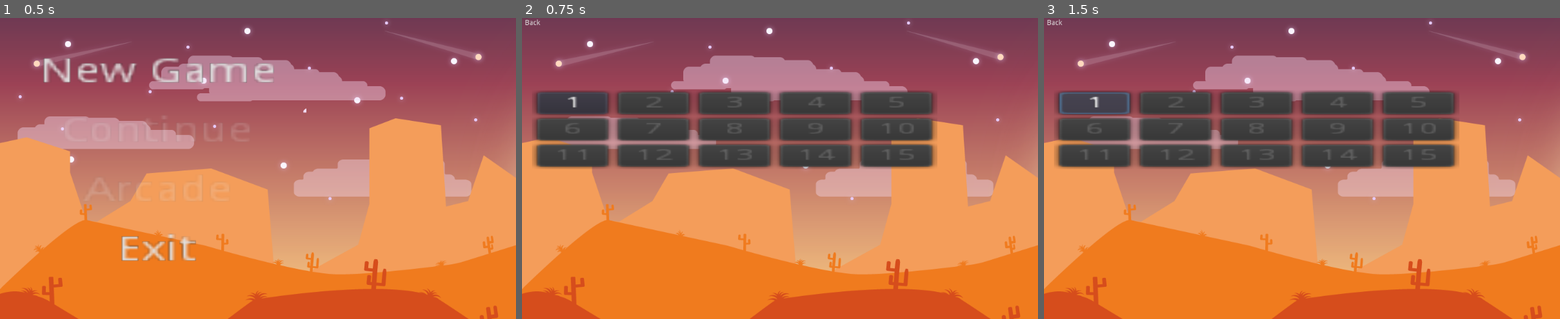
Above: before the commit, frames 1-3 (left to right).
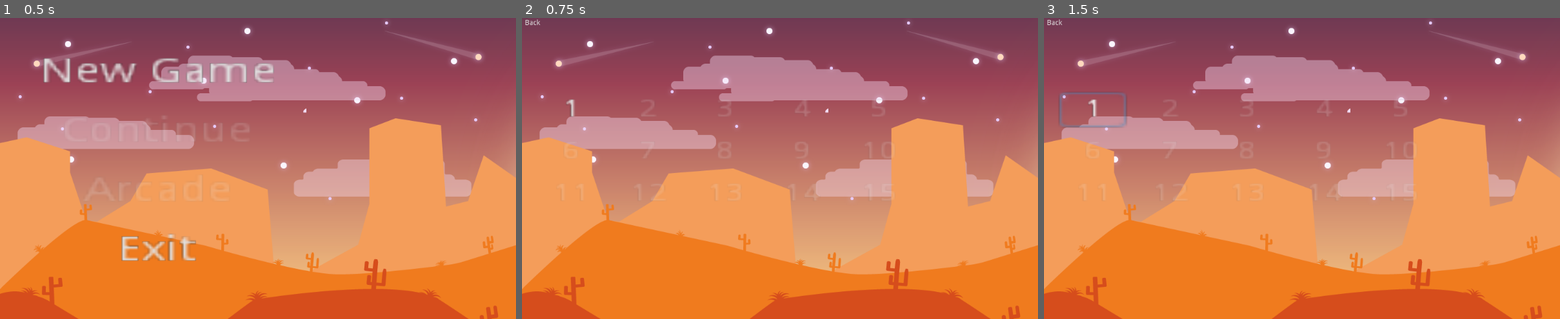
Above: after the commit, the same moments.

Repository: proof-by-sledgehammer/ld36
Game: Godot game, scene res://screens/main_menu_screen.tscn
Same seed, same stepped clock (60 frames per second), same inputs: the game is played once before the commit and once after it.
Inputs:
- Up to frame 1 (0.5 s): no input
- Up to frame 2 (0.75 s): click "New Game" at 0.5 s
- Up to frame 3 (1.5 s): click "1" at 1.25 s

Frame 1 is identical in both runs. In frame 2, 19% of the frame differs, in the area x 2-81%, y 23-61%; in frame 3, 19%.

Commit message:
Add stars in level selection
But they don't work yet

Diff:
--- a/screens/level_selection_screen.gd
+++ b/screens/level_selection_screen.gd
@@ -1,11 +1,12 @@
 extends Control
 
-var LevelSelectionButton = preload("res://ui/level_selection_button.gd")
+var LevelSelectionButton = preload("res://ui/level_selection_button.tscn")
 
 func _ready() -> void:
 	for i in range(0, 15):
 		var lvl = i + 1
-		var button = LevelSelectionButton.new(lvl)
+		var button = LevelSelectionButton.instance()
+		button.init(lvl)
 		$Buttons.add_child(button)
 
 
--- a/screens/level_selection_screen.tscn
+++ b/screens/level_selection_screen.tscn
@@ -36,7 +36,7 @@
 margin_top = 148.0
 margin_right = 70.0
 margin_bottom = 188.0
-rect_scale = Vector2( 5.0228, 2.1792 )
+rect_scale = Vector2( 4.77115, 3.49431 )
 columns = 5
 __meta__ = {
 "_edit_use_anchors_": false
--- a/state/state.gd
+++ b/state/state.gd
@@ -4,6 +4,7 @@
 
 var max_level_unlocked = 1
 var money = 0
+var stars_per_level = []
 
 # ========= Persitance API
 
@@ -20,6 +21,7 @@
 	var data = parse_json(file.get_line())
 	max_level_unlocked = data["max_level_unlocked"]
 	money = data["money"]
+	stars_per_level = data["stars_per_level"]
 
 
 func save_savegame() -> void:
@@ -28,7 +30,23 @@
 
 	var data = {
 		"max_level_unlocked": max_level_unlocked,
-		"money": money
+		"money": money,
+		"stars_per_level": stars_per_level
 	}
 
 	file.store_line(to_json(data))
+
+# ========= Stars API
+
+func get_stars_for_level(level: int) -> int:
+	if level >= stars_per_level.size():
+		return 0
+	return stars_per_level[level]
+
+func set_stars_for_level(level: int, stars: int) -> void:
+	if level >= stars_per_level.size():
+		stars_per_level.resize(level + 1)
+
+	var cur_stars = stars_per_level[level]
+	if cur_stars or cur_stars < stars:
+		stars_per_level[level] = stars
--- a/ui/level_selection_button.gd
+++ b/ui/level_selection_button.gd
@@ -1,10 +1,10 @@
-extends Button
+extends Control
 
 var level
 
-func _init(lvl) -> void:
+func init(lvl) -> void:
 	if State.max_level_unlocked < lvl:
-		self.disabled = true
+		$Main.disabled = true
 
 	self.level = lvl
-	self.text = str(lvl)
+	$Main.text = str(lvl)
--- a/ui/level_selection_button.tscn
+++ b/ui/level_selection_button.tscn
@@ -1,13 +1,53 @@
-[gd_scene load_steps=2 format=2]
+[gd_scene load_steps=3 format=2]
 
-[ext_resource path="res://ui/level_selection_button.gd" type="Script" id=1]
+[ext_resource path="res://assets/images/stern_leer.png" type="Texture" id=1]
+[ext_resource path="res://ui/level_selection_button.gd" type="Script" id=2]
 
-[node name="Level Selection Button" type="Button"]
-margin_right = 12.0
+[node name="VBoxContainer" type="VBoxContainer"]
+margin_right = 40.0
+margin_bottom = 40.0
+rect_scale = Vector2( 0.0395691, 0.0464173 )
+size_flags_horizontal = 5
+size_flags_vertical = 5
+script = ExtResource( 2 )
+__meta__ = {
+"_edit_use_anchors_": false
+}
+
+[node name="Main" type="Button" parent="."]
+margin_right = 40.0
 margin_bottom = 20.0
 text = "??"
 flat = true
-script = ExtResource( 1 )
 __meta__ = {
 "_edit_use_anchors_": false
 }
+
+[node name="Stars" type="GridContainer" parent="."]
+visible = false
+margin_top = 24.0
+margin_right = 1340.0
+margin_bottom = 443.0
+size_flags_horizontal = 4
+size_flags_vertical = 4
+columns = 3
+__meta__ = {
+"_edit_use_anchors_": false
+}
+
+[node name="One" type="TextureRect" parent="Stars"]
+margin_right = 444.0
+margin_bottom = 419.0
+texture = ExtResource( 1 )
+
+[node name="Two" type="TextureRect" parent="Stars"]
+margin_left = 448.0
+margin_right = 892.0
+margin_bottom = 419.0
+texture = ExtResource( 1 )
+
+[node name="Three" type="TextureRect" parent="Stars"]
+margin_left = 896.0
+margin_right = 1340.0
+margin_bottom = 419.0
+texture = ExtResource( 1 )
